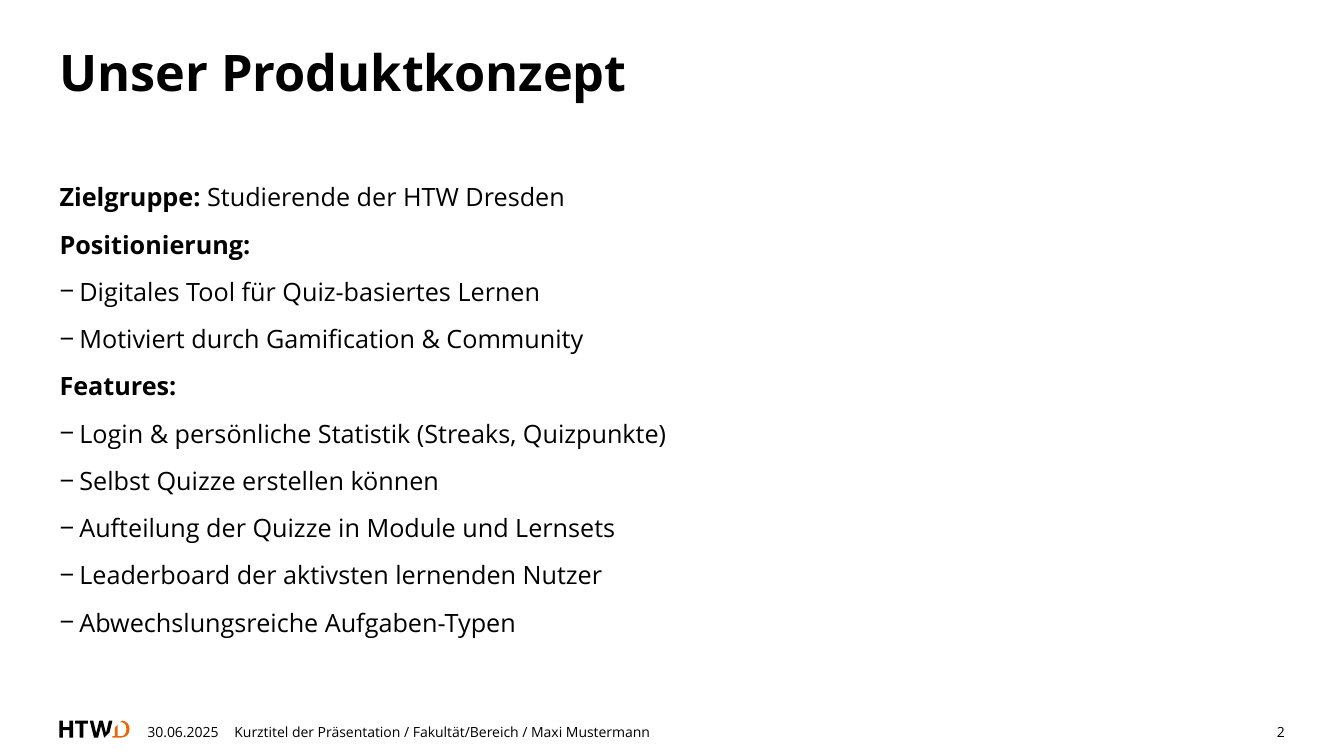
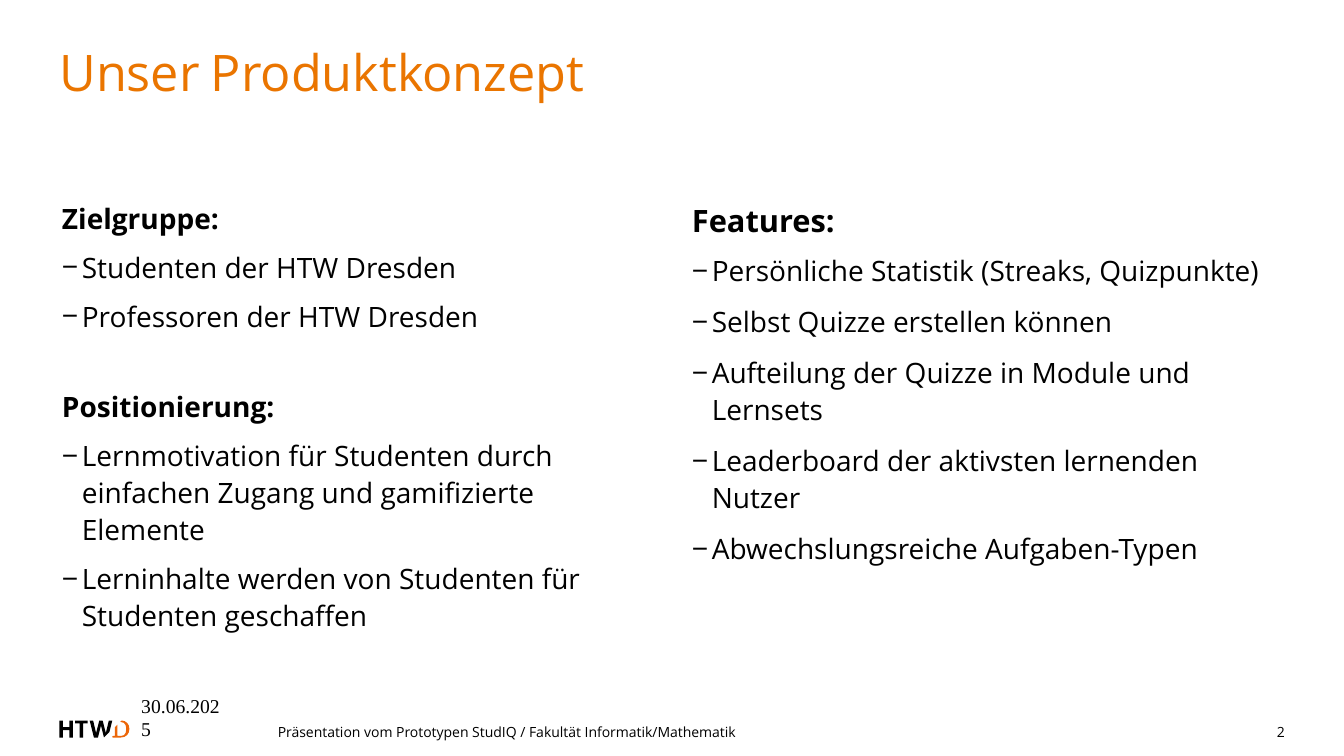
Before and after one commit to Gorg-tech/StudIQ, a slide deck: slide 2 of docs/Praesentation/StudIQ_Prototyp.pptx. Drawn at 1344x756 pixels with LibreOffice and Linux fonts; fonts in the diff are those of the drawing. Boxes give left, top, right and bottom in pixels: in the first picture for what was removed or moved away, otherwise in the second. Text is boxed around its words. In the diff, an @@ line names an element or a change of style, - is before the commit and + after.

```diff
--- a/docs/Praesentation/StudIQ_Prototyp.pptx
+++ b/docs/Praesentation/StudIQ_Prototyp.pptx
@@ title "Unser Produktkonzept" at [59, 52, 584, 103]: text colour #000000 to #EA7500, bold off @@
@@ text at [60, 187, 583, 354]: paragraphs removed @@
-Zielgruppe: Studierende der HTW Dresden
-Positionierung:
-− Digitales Tool für Quiz-basiertes Lernen
-− Motiviert durch Gamification & Community
@@ text added at [62, 207, 580, 633], 20 pt, text #000000 @@
+Zielgruppe:
+    − Studenten der HTW Dresden
+    − Professoren der HTW Dresden
+Positionierung:
+    − Lernmotivation für Studenten durch einfachen Zugang und gamifizierte Elemente
+    − Lerninhalte werden von Studenten für Studenten geschaffen
@@ text "Features:": place and size @@
-text "Features:" at [60, 187, 666, 638]
+text "Features:" at [692, 210, 1258, 566]
@@ text at [692, 210, 1199, 566]: size 18 to 22 pt in "Features:"; size 18 to 20 pt in "Selbst Quizze erstellen können", "Aufteilung der Quizze in Module und Lernsets", "Leaderboard der aktivsten lernenden Nutzer", "Abwechslungsreiche Aufgaben-Typen"; less space between paragraphs; list level 1 to 3 in "Selbst Quizze erstellen können"; list level 1 to 3 in "Aufteilung der Quizze in Module ..."; list level 1 to 3 in "Leaderboard der aktivsten lernenden Nutzer"; list level 1 to 3 in "Abwechslungsreiche Aufgaben-Typen" @@
@@ text at [712, 259, 1258, 288]: text changed; size 18 to 20 pt @@
-− Login & persönliche Statistik (Streaks, Quizpunkte)
+    − Persönliche Statistik (Streaks, Quizpunkte)
@@ text "30.06.2025" at [141, 700, 219, 714]: size 10 to 14 pt, font Open Sans to Times New Roman; alignment centre to left; line spacing 1.1 to 1; less space between paragraphs @@
@@ text at [278, 726, 736, 741]: text changed @@
-Kurztitel der Präsentation / Fakultät/Bereich / Maxi Mustermann
+Präsentation vom Prototypen StudIQ / Fakultät Informatik/Mathematik
```
Also in this commit, not shown: 2 other slides changed, 1 slide added, 15 slides removed, 4 other files.
